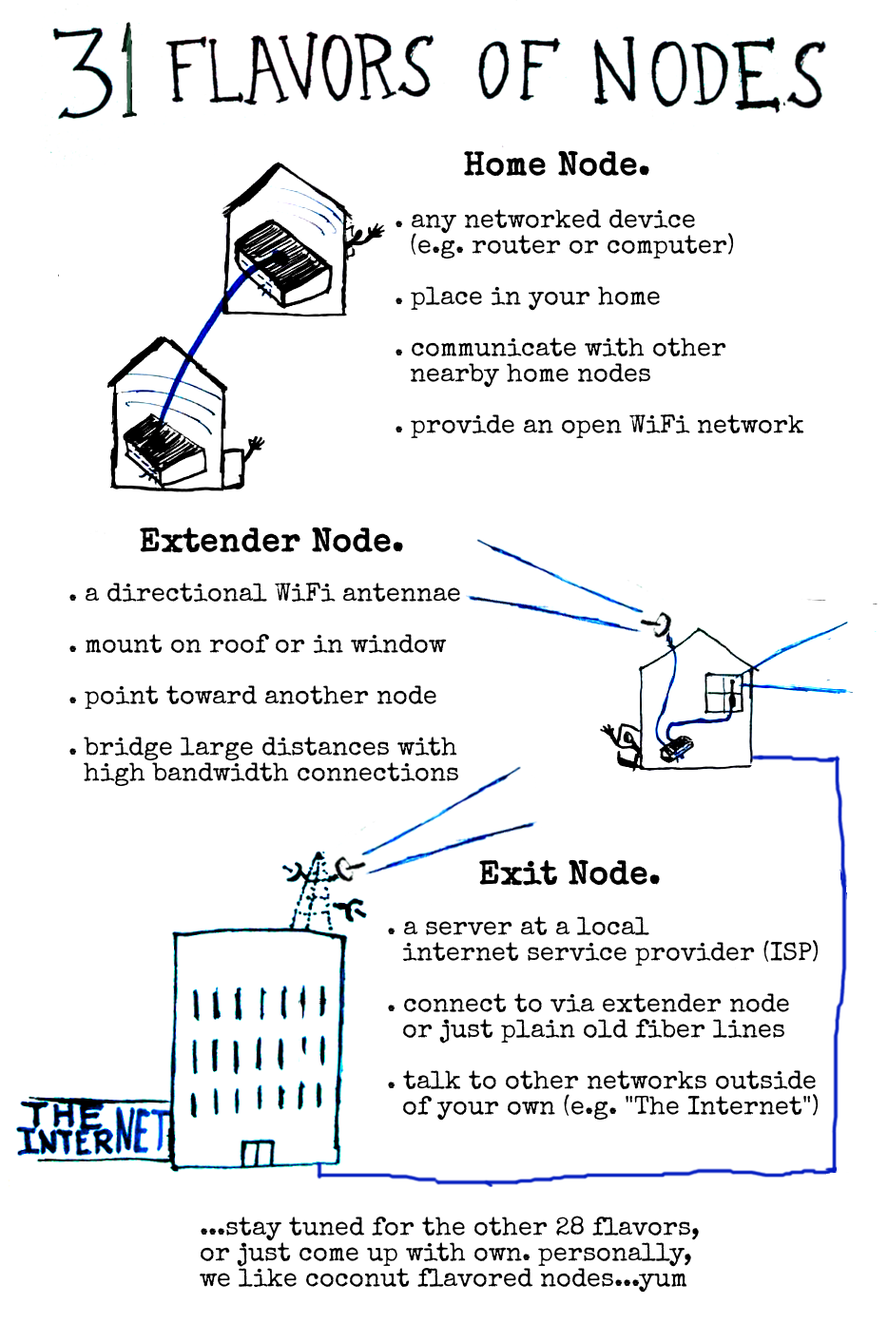
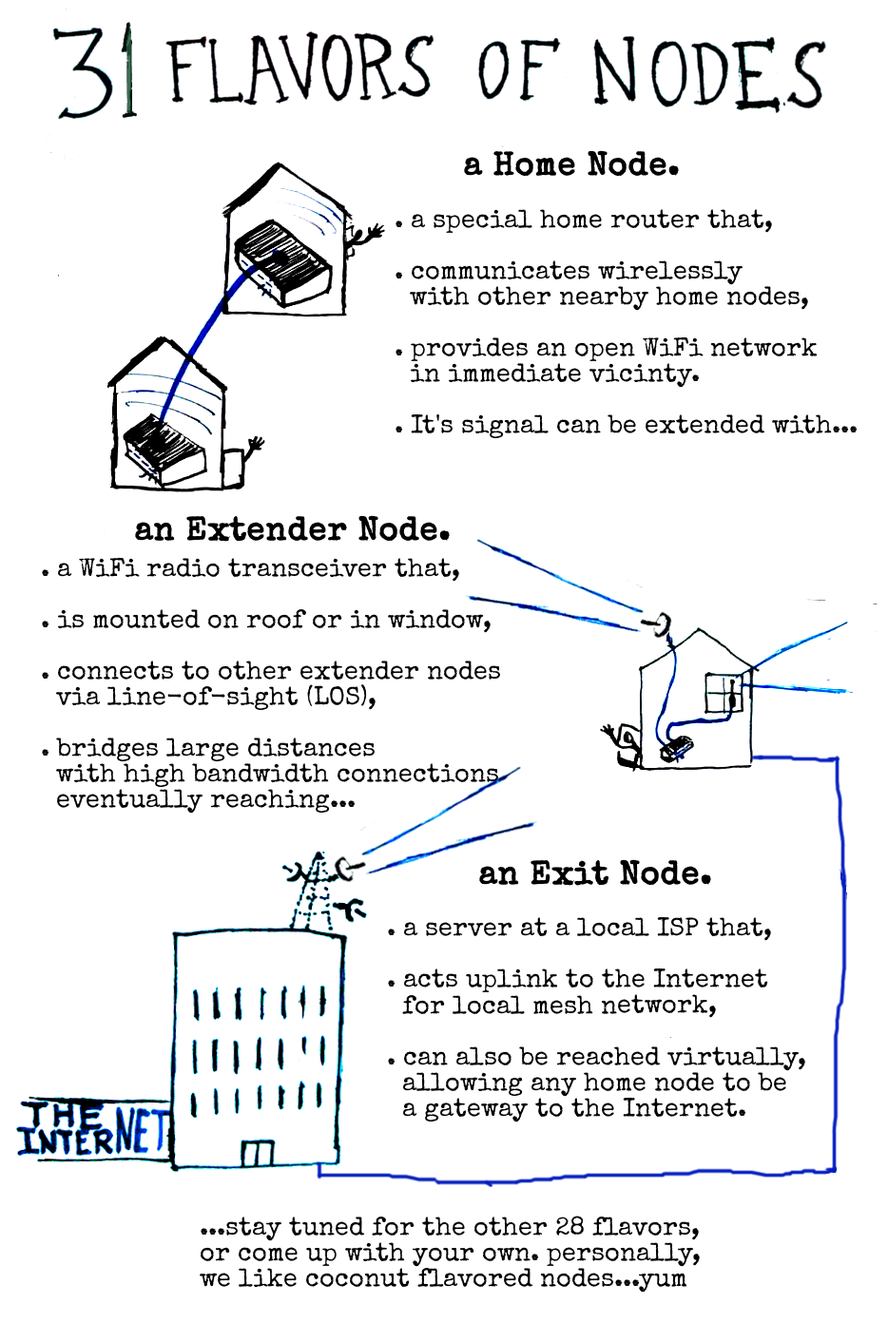
Layers edited between the first and the second 888 × 1342 image:
renamed "Exit Node." to "an Exit Node.", painted on it over <box>479,859,711,886</box>
renamed "Extender Node." to "an Extender Node.", painted on it over <box>134,515,450,554</box>
painted on "...stay tuned for the other 28..." over <box>236,1242,700,1267</box>
renamed ". a server at a local ..." to ". a server at a local ISP that...", painted on it over <box>387,916,819,1123</box>
renamed ". a directional WiFi antennae ..." to ". a WiFi radio transceiver tha...", painted on it over <box>41,556,500,814</box>
renamed ". any networked device ..." to ". a special home router that, ...", painted on it over <box>395,209,858,440</box>
renamed "Home Node." to "a Home Node.", painted on it over <box>463,150,679,177</box>
